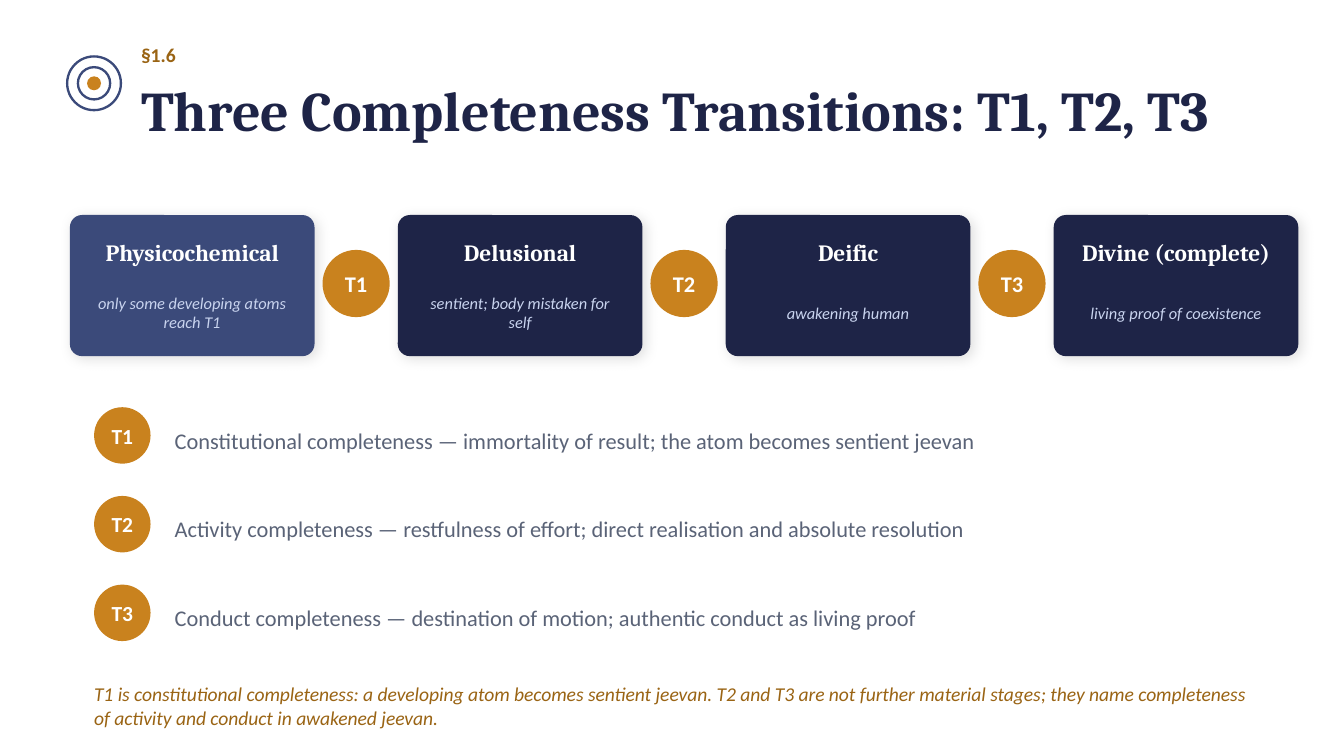
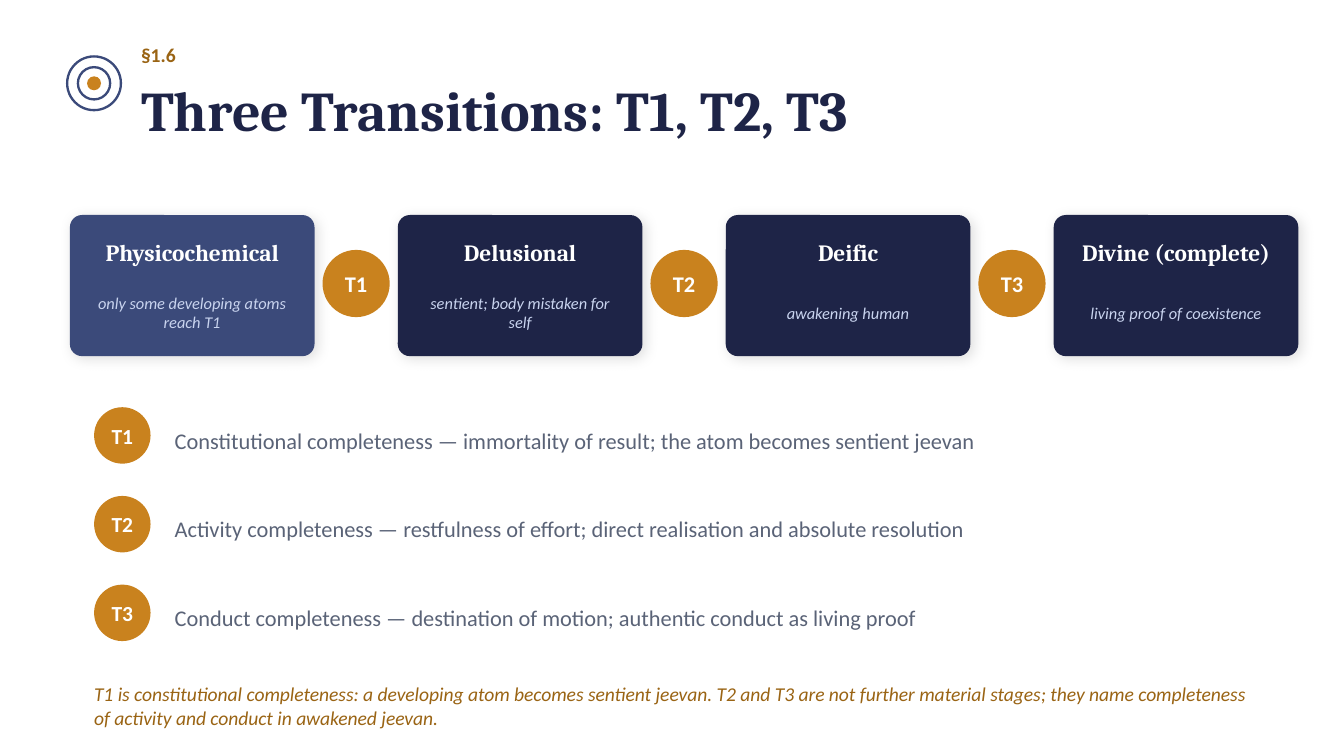
Before and after one commit to raghavamohan/AnalyticMadhyasthDarshan, a slide deck: slide 11 of Studies/The-Ontology-of-Coexistence/The-Ontology-of-Existence-Madhyasth-Darshan.pptx. Drawn at 1344x756 pixels with LibreOffice and Linux fonts; fonts in the diff are those of the drawing. Boxes give left, top, right and bottom in pixels: in the first picture for what was removed or moved away, otherwise in the second. Text is boxed around its words. In the diff, an @@ line names an element or a change of style, - is before the commit and + after.

```diff
--- a/Studies/The-Ontology-of-Coexistence/The-Ontology-of-Existence-Madhyasth-Darshan.pptx
+++ b/Studies/The-Ontology-of-Coexistence/The-Ontology-of-Existence-Madhyasth-Darshan.pptx
@@ text at (141, 92, 848, 139): text changed @@
-Three Completeness Transitions: T1, T2, T3
+Three Transitions: T1, T2, T3
```
Also in this commit, not shown: 3 other slides changed, 4 other files.
